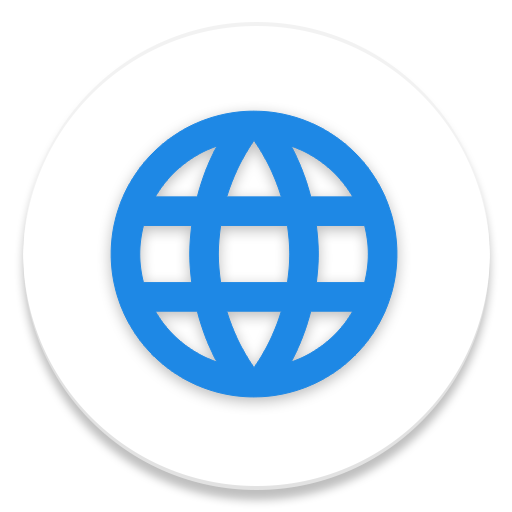
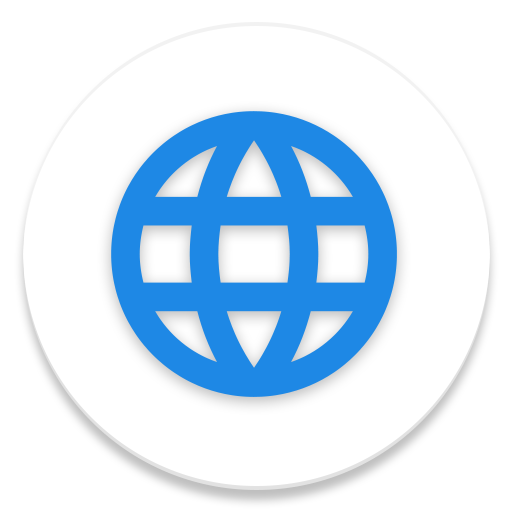
Layer changes from the first 512px x 512px image to the second:
pixels changed over 110, 110, 398, 398 (layer not identified)
